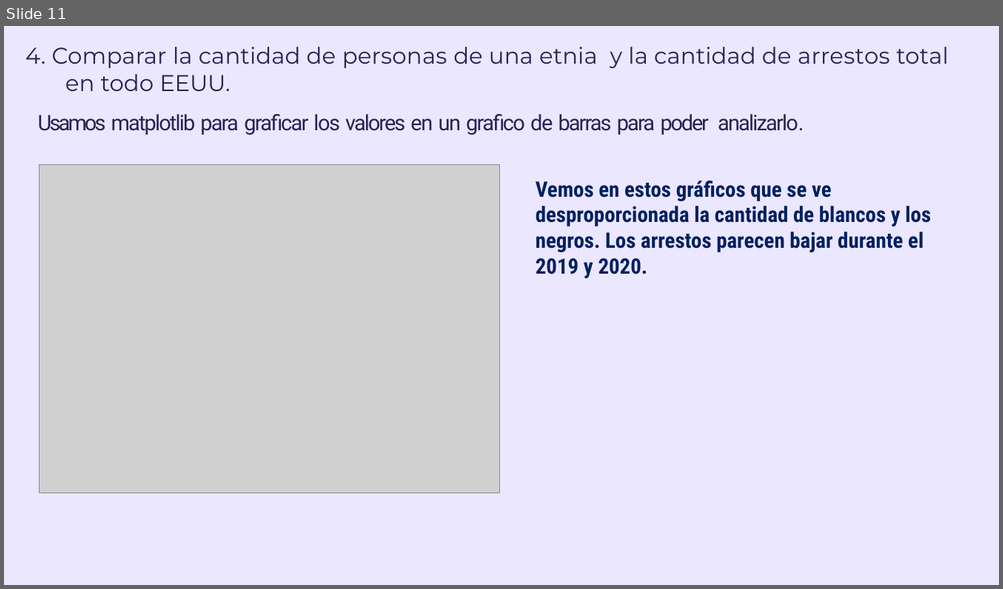
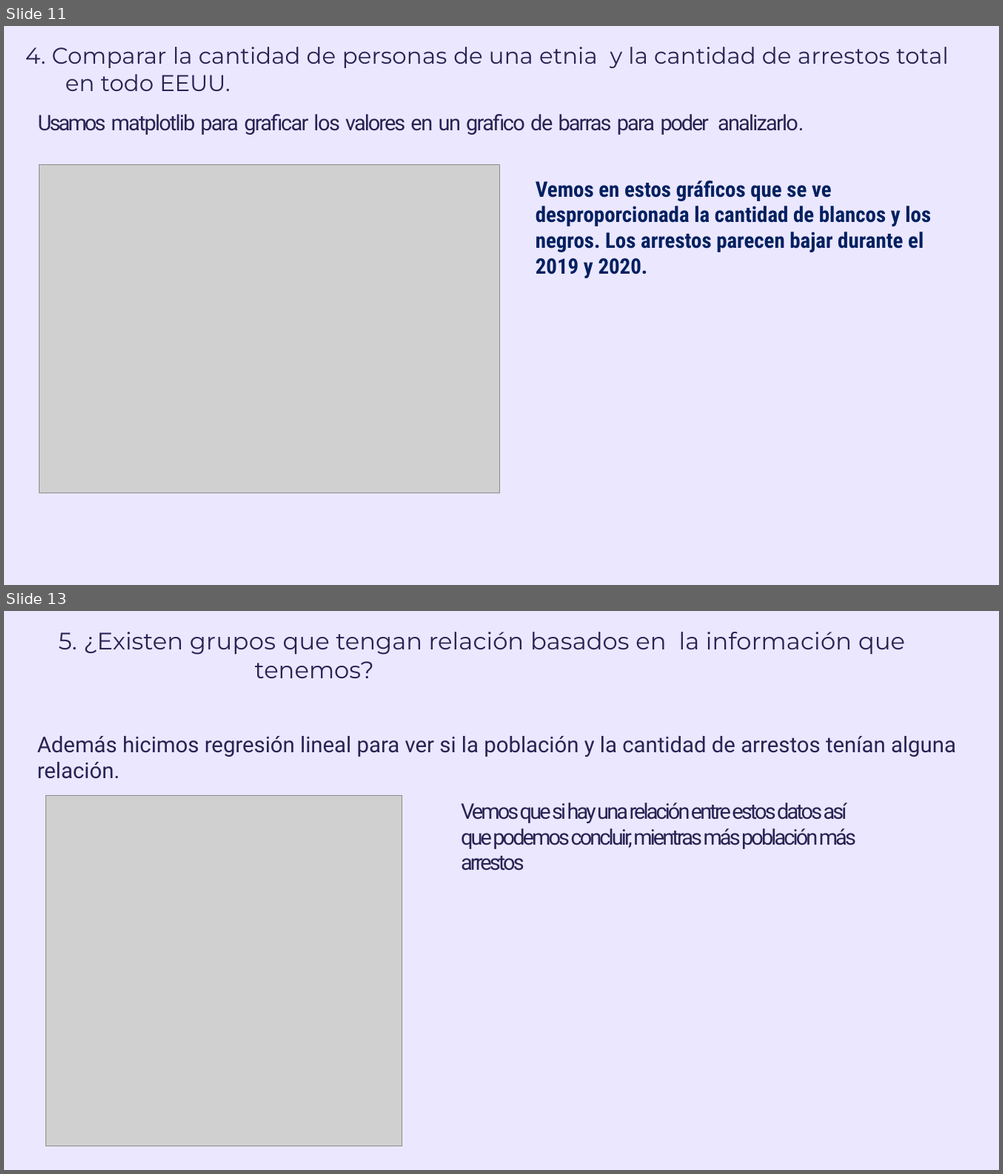
Before and after one commit to Fernanda-Bley/Arrestos-en-EEUU, a slide deck: Relación entre arrestos de personas de distintas razas y la cantidad de arrestos por estado en EEUU, entre 2018 y 2020.pptx. Shown one above the other, each under a label of ours: slide 11 before the commit, slides 11 and 13 after it; the slides between them are not shown. The pictures are 1003x589 and 1003x1174 pixels, drawn with LibreOffice and Linux fonts; fonts in the diff are those of the drawing; grey boxes stand for pictures. Boxes give left, top, right and bottom in pixels: in the first picture for what was removed or moved away, otherwise in the second. Text is boxed around its words. In the diff, an @@ line names an element or a change of style, - is before the commit and + after.

Commit message:
Nuevos datos

```diff
--- a/Relación entre arrestos de personas de distintas razas y la cantidad de arrestos por estado en EEUU, entre 2018 y 2020.pptx
+++ b/Relación entre arrestos de personas de distintas razas y la cantidad de arrestos por estado en EEUU, entre 2018 y 2020.pptx
@@ slide 13 added at [4, 611, 999, 1170], background #FFFFFF; not listed: 1 template element that a slide beside it also shows @@
@@ text added at [59, 632, 905, 678], 34.5 pt, text #272352 @@
+5. ¿Existen grupos que tengan relación basados en la información que tenemos?
@@ text added at [37, 736, 956, 779], 31.5 pt, text #272352 @@
+Además hicimos regresión lineal para ver si la población y la cantidad de arrestos tenían alguna relación.
@@ picture added at [45, 795, 402, 1146] @@
@@ text added at [461, 803, 856, 871], 31 pt, text #272352 @@
+Vemos que si hay una relación entre estos datos así que podemos concluir, mientras más población más arrestos
```
Also in this commit, not shown: 3 slides changed, 1 other file.
